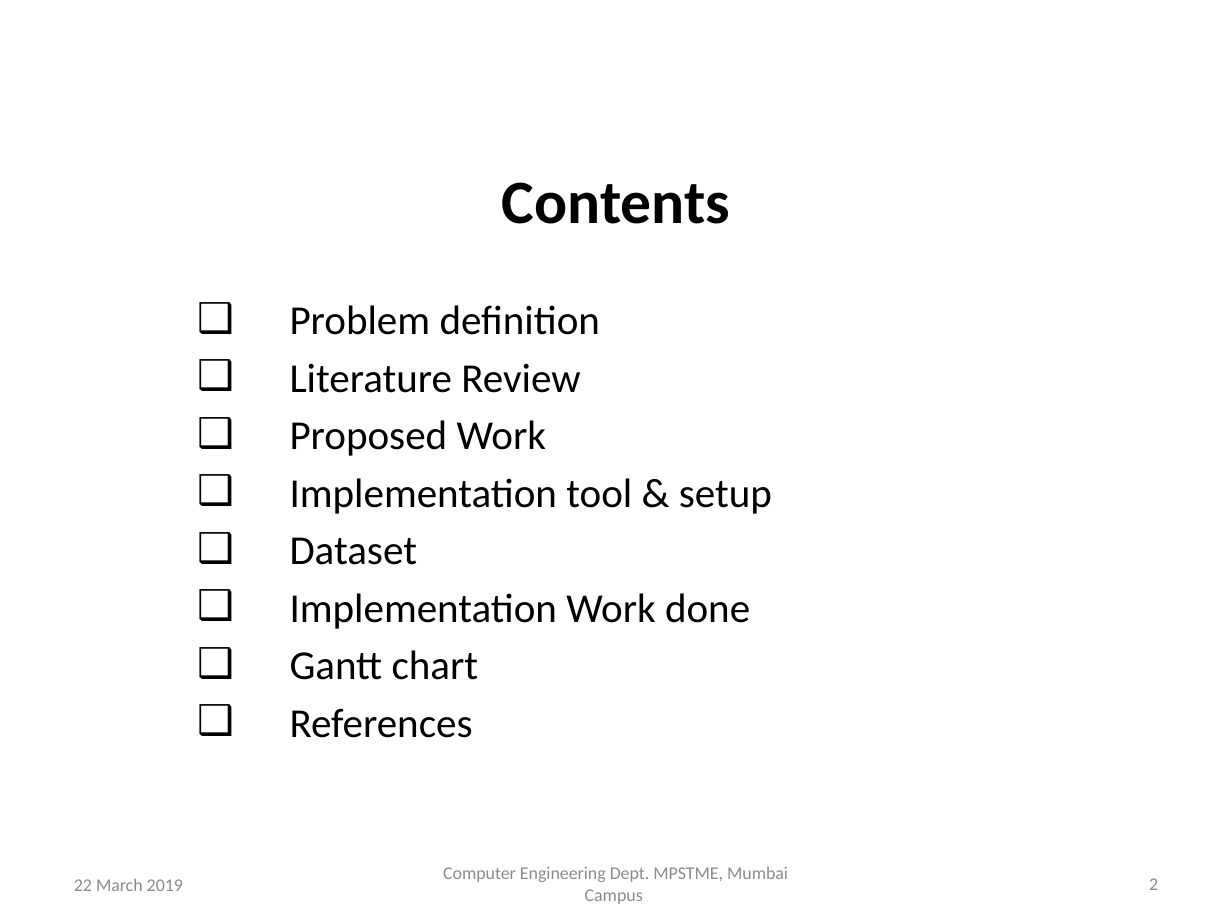
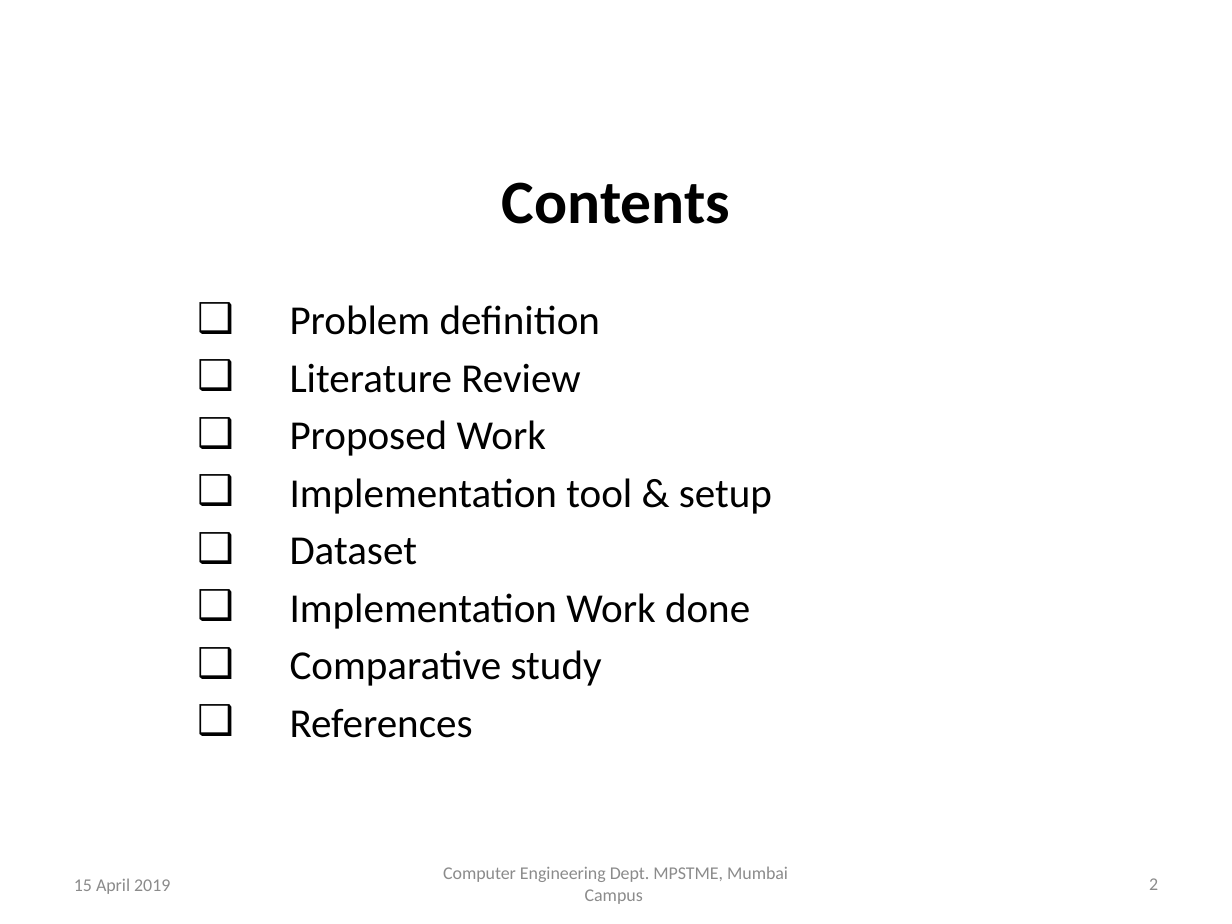
Before and after one commit to TeeeJaey/SignatureVerifier, a slide deck: slide 2 of PPT/B002_ProjectPPT.pptx. Drawn at 1232x924 pixels with LibreOffice and Linux fonts; fonts in the diff are those of the drawing; background and template pictures are left out. Boxes give left, top, right and bottom in pixels: in the first picture for what was removed or moved away, otherwise in the second. Text is boxed around its words. In the diff, an @@ line names an element or a change of style, - is before the commit and + after.

```diff
--- a/PPT/B002_ProjectPPT.pptx
+++ b/PPT/B002_ProjectPPT.pptx
@@ text at bbox=[290, 650, 602, 686]: text changed @@
-❑ Gantt chart
+❑ Comparative study
@@ text at bbox=[74, 878, 170, 894]: text changed @@
-22 March 2019
+15 April 2019
```
Also in this commit, not shown: 25 other slides changed, 2 slides added, 4 other files.
